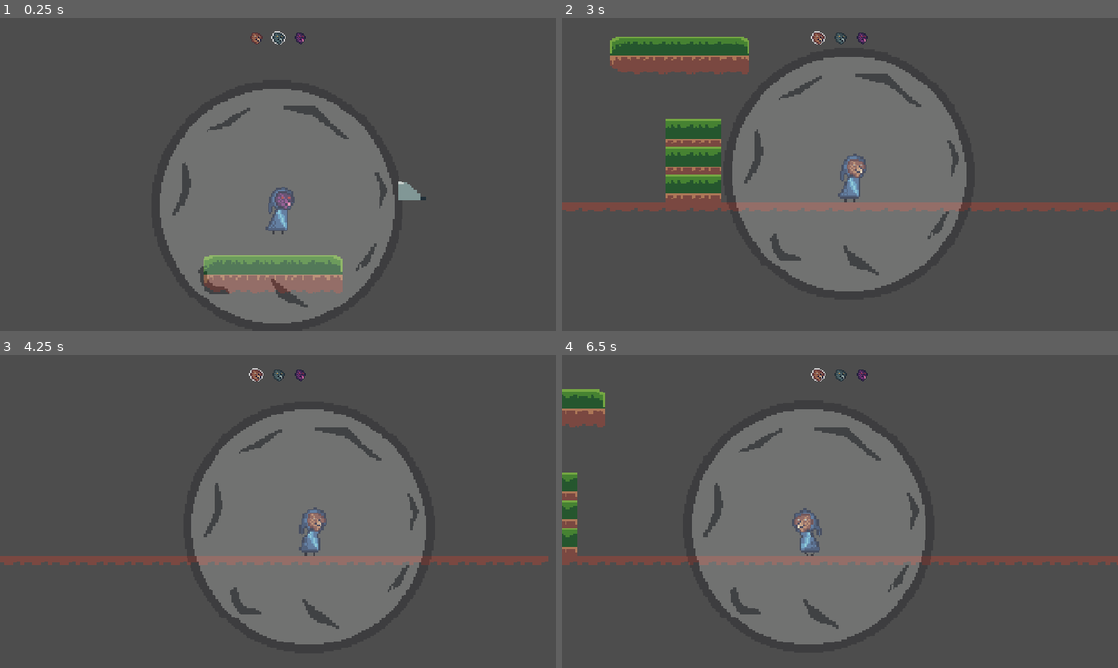
Above: before the commit, frames 1-4 (two rows, left to right).
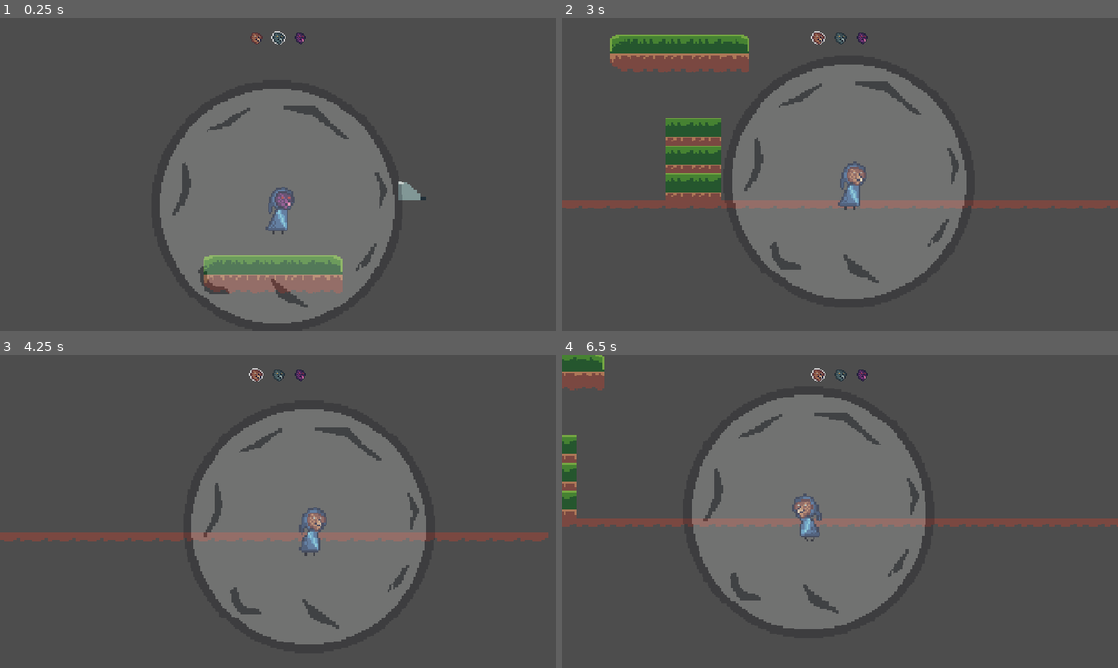
Above: after the commit, the same moments.

Repository: Viikuu/MaskGame
Game: Godot game, scene res://scenes/main_level_design.tscn
The game is run twice, just before and just after one commit, with the same random seed, the same clock (stepped at 60 frames per second) and the same inputs. This scene is started directly instead of the project's main scene.
Inputs:
- Up to frame 1 (0.25 s): no input
- Up to frame 2 (3 s): tap Enter (interact) at 0.5, 0.6 s; hold Right (move_right) 0.53-2.03 s; tap Space (jump) at 0.77, 1.52 s; tap M (mask_future) at 1.35 s; hold Left (move_left) 2.03-2.78 s; tap N (mask_now) at 2.1 s; hold Right (move_right) from 2.78 s (still down); tap B (mask_past) at 2.85 s
- Up to frame 3 (4.25 s): keep holding Right (move_right); tap Space (jump) at 3.02, 3.77 s; tap Enter (interact) at 3.6 s
- Up to frame 4 (6.5 s): release Right (move_right) at 4.28 s; hold Left (move_left) 4.28-5.03 s; tap M (mask_future) at 4.35 s; tap Space (jump) at 4.52, 6.02 s; hold Right (move_right) 5.03-5.78 s; tap N (mask_now) at 5.1 s; hold Left (move_left) from 5.78 s (still down); tap B (mask_past) at 5.85 s

The runs differ from the first frame. In frame 1, less than 0.1% of the frame differs, in the area x 71-73%, y 52-59%; in frame 2, 7.4%; in frame 3, 5.0%; in frame 4, 14%, in the area x 0-100%, y 0-93%.

Commit message:
tilemap fiddler

Diff:
--- a/project.godot
+++ b/project.godot
@@ -33,6 +33,7 @@
 future_visible=""
 past_source=""
 past_visible=""
+present=""
 
 [input]
 
--- a/scenes/main_level_design.tscn
+++ b/scenes/main_level_design.tscn
@@ -1,7 +1,8 @@
-[gd_scene load_steps=7 format=4 uid="uid://bt3nsrrkbcpof"]
+[gd_scene load_steps=8 format=4 uid="uid://bt3nsrrkbcpof"]
 
 [ext_resource type="PackedScene" uid="uid://bt3loh5cols1i" path="res://scenes/player.tscn" id="2_fep8b"]
 [ext_resource type="PackedScene" uid="uid://dten0kswytnfd" path="res://scenes/ui/player_ui.tscn" id="3_i4xba"]
+[ext_resource type="Script" uid="uid://dsl5rjqhl5mjn" path="res://scripts/physics_layer_fiddler.gd" id="3_iypu5"]
 [ext_resource type="Texture2D" uid="uid://ddtwrmhncvcdj" path="res://tileset/Tilesheetv1.png" id="4_iypu5"]
 
 [sub_resource type="WorldBoundaryShape2D" id="WorldBoundaryShape2D_ig7tw"]
@@ -568,6 +569,7 @@
 [node name="Main" type="Node"]
 
 [node name="Player" parent="." instance=ExtResource("2_fep8b")]
+z_index = 4
 position = Vector2(491, 310)
 
 [node name="Camera2D" type="Camera2D" parent="Player"]
@@ -584,26 +586,30 @@
 show_behind_parent = true
 light_mask = 7
 visibility_layer = 7
-z_index = 1
+z_index = 3
 scale = Vector2(1, 0.9953845)
 tile_map_data = PackedByteArray("AAAfAB0AAAACAAEAAAAeAB0AAAACAAEAAAAdAB0AAAACAAEAAAAcAB0AAAACAAEAAAAbAB0AAAACAAEAAAAaAB …(784 unchanged characters)…
 tile_set = SubResource("TileSet_11xx2")
+script = ExtResource("3_iypu5")
 metadata/overlay_id = ""
 
-[node name="Future_2_Visible" type="TileMapLayer" parent="." groups=["future_visible", "past_visible", "show_in_future"]]
+[node name="Future_2_Visible" type="TileMapLayer" parent="." groups=["future_visible", "show_in_future"]]
 show_behind_parent = true
 light_mask = 7
 visibility_layer = 7
+z_index = 2
 scale = Vector2(1, 0.9953845)
 tile_map_data = PackedByteArray("AAAfAB0AAAACAAEAAAAeAB0AAAACAAEAAAAdAB0AAAACAAEAAAAcAB0AAAACAAEAAAAbAB0AAAACAAEAAAAaAB …(784 unchanged characters)…
 tile_set = SubResource("TileSet_11xx2")
+script = ExtResource("3_iypu5")
 metadata/overlay_id = ""
 
-[node name="TileMapLayer" type="TileMapLayer" parent="." groups=["show_in_now_only"]]
+[node name="TileMapLayer" type="TileMapLayer" parent="." groups=["present", "show_in_now_only"]]
 show_behind_parent = true
 scale = Vector2(1, 0.9953845)
 tile_map_data = PackedByteArray("AAAfAB0AAAACAAEAAAAeAB0AAAACAAEAAAAdAB0AAAACAAEAAAAcAB0AAAACAAEAAAAbAB0AAAACAAEAAAAaAB …(1024 unchanged characters)…
 tile_set = SubResource("TileSet_11xx2")
+script = ExtResource("3_iypu5")
 
 [node name="Future_1_Source" type="TileMapLayer" parent="." groups=["future_source"]]
 visible = false
@@ -612,7 +618,7 @@
 visibility_layer = 4
 z_index = 1
 scale = Vector2(1, 0.9953845)
-tile_map_data = PackedByteArray("AAAfAB0AAAACAAEAAAAeAB0AAAA …(1744 unchanged characters)… IAAEAAAAUABoAAAAIAAEAAAAUABsAAAAIAAEAAAA=")
+tile_map_data = PackedByteArray("AAAfAB0AAAACAAEAAAAeAB0AAAA …(1744 unchanged characters)… IAAEAAAAUABoAAAAIAAEAAAAUABsAAAAIAAEAAAAeABoAAAAIAAEAAAAeABsAAAAIAAEAAAAfABsAAAAIAAEAAAAfABoAAAAIAAEAAAAeABwAAAAIAAEAAAAfABwAAAAIAAEAAAA=")
 tile_set = SubResource("TileSet_11xx2")
 collision_enabled = false
 
--- /dev/null
+++ b/scripts/physics_layer_fiddler.gd
@@ -0,0 +1,21 @@
+extends TileMapLayer
+
+var base_tile_map: TileMapLayer
+
+# Called when the node enters the scene tree for the first time.
+func _ready() -> void:
+	if self is TileMapLayer:
+		print("valid")
+		base_tile_map = self
+		MaskManager.mask_changed.connect(_on_mask_changed)
+
+
+func _on_mask_changed(_old_mask, new_mask):
+	if base_tile_map.is_in_group("future_visible") and new_mask == MaskManager.MASK.FUTURE:
+		base_tile_map.collision_enabled = true
+	elif base_tile_map.is_in_group("past_visible") and new_mask == MaskManager.MASK.PAST:
+		base_tile_map.collision_enabled = true
+	elif base_tile_map.is_in_group("present") and new_mask == MaskManager.MASK.NOW:
+		base_tile_map.collision_enabled = true
+	else:
+		base_tile_map.collision_enabled = false
Not shown, added: scripts/physics_layer_fiddler.gd.uid
